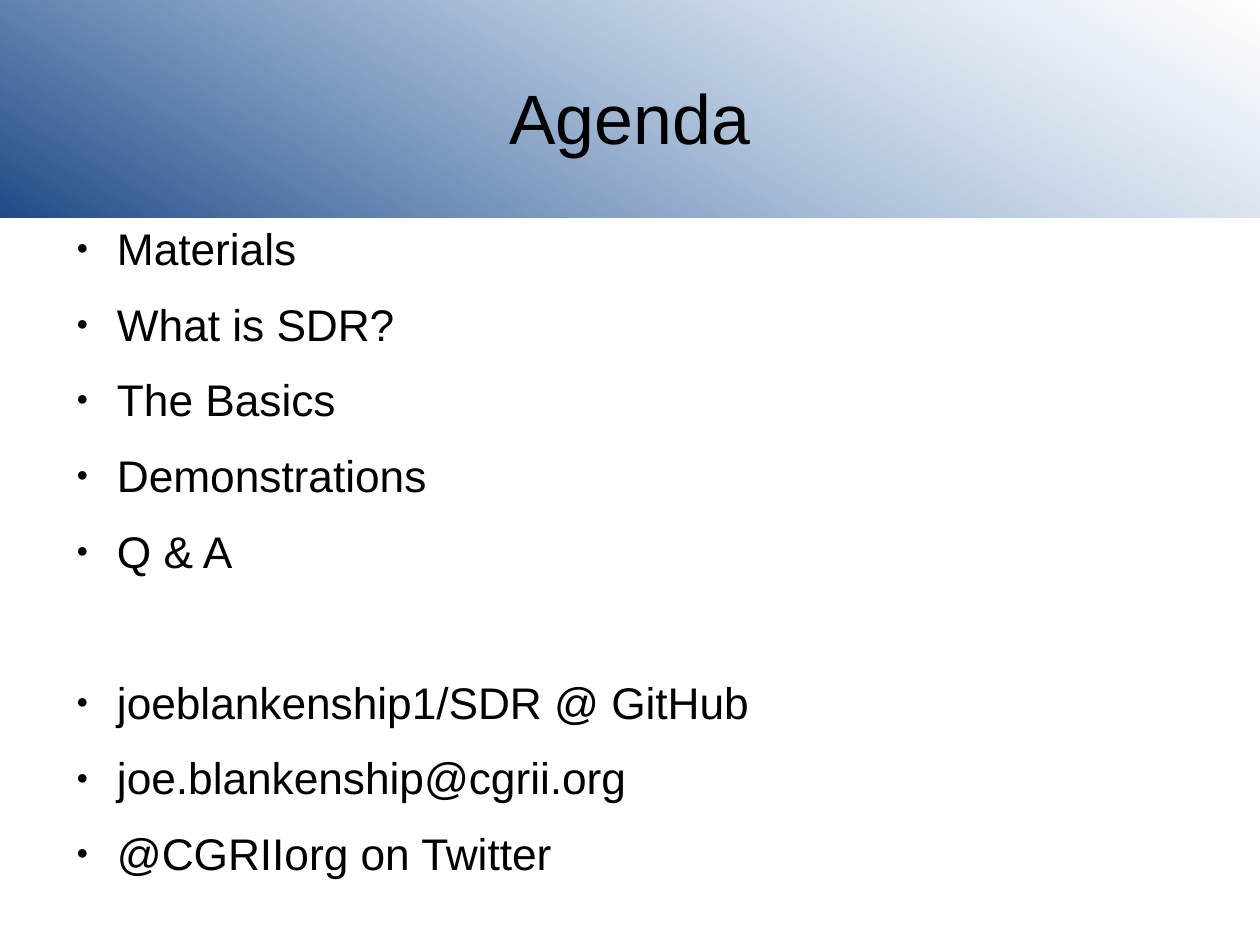
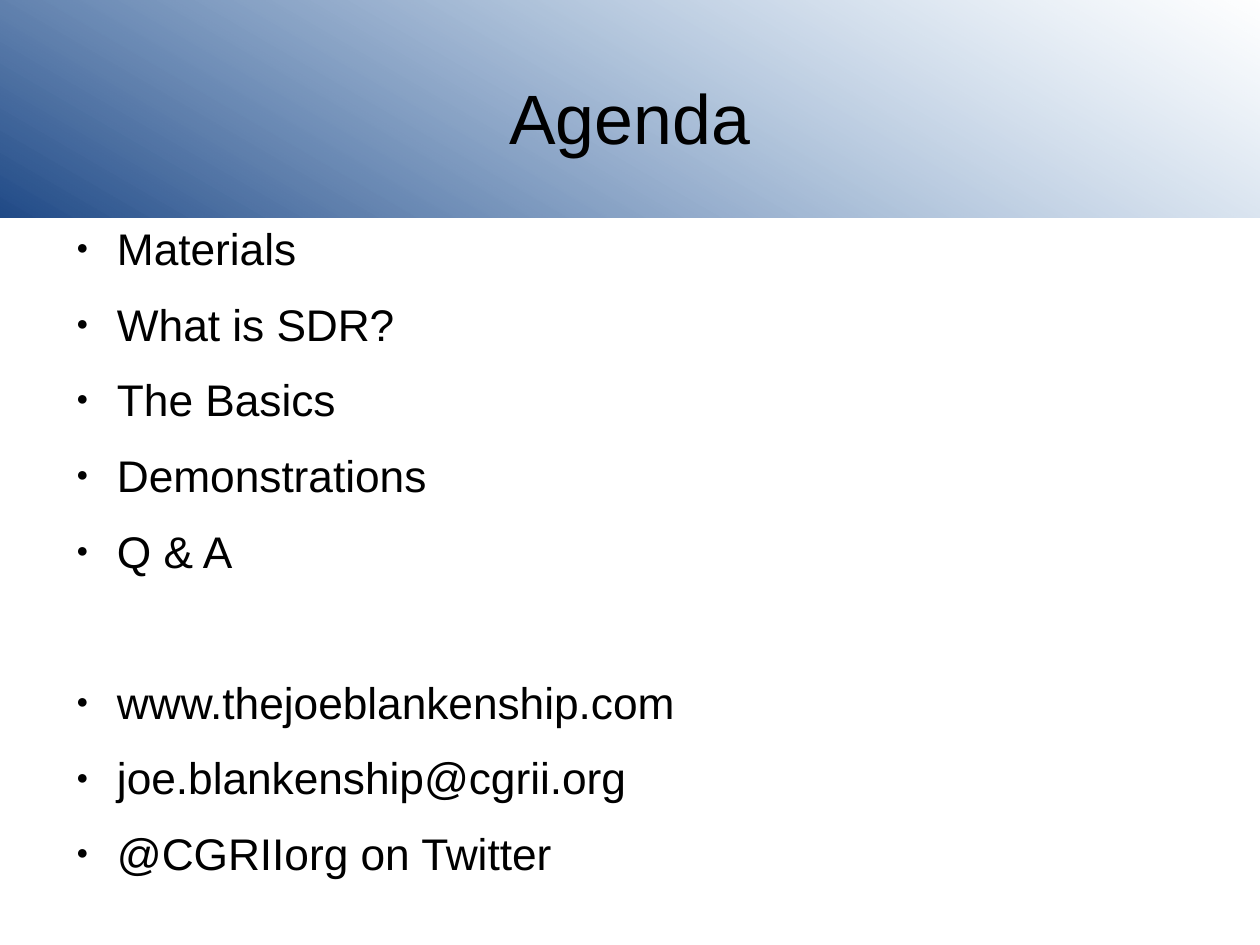
Before and after one commit to joeblankenship1/SDR, a slide deck: slide 2 of SDRclassPresentation.odp. Drawn at 1260x945 pixels with LibreOffice and Linux fonts; fonts in the diff are those of the drawing; background and template pictures are left out. Boxes give left, top, right and bottom in pixels: in the first picture for what was removed or moved away, otherwise in the second. Text is boxed around its words. In the diff, an @@ line names an element or a change of style, - is before the commit and + after.

```diff
--- a/SDRclassPresentation.odp
+++ b/SDRclassPresentation.odp
@@ text at box(117, 687, 675, 727): text changed @@
-● joeblankenship1/SDR @ GitHub
+● www.thejoeblankenship.com
```
Also in this commit, not shown: 7 other files.
